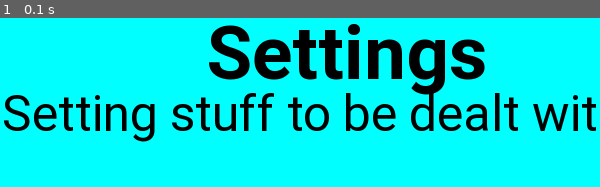
Above: before the commit, frame 1.
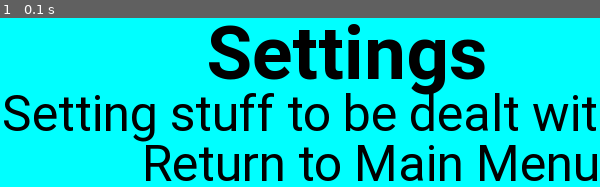
Above: after the commit, the same moment.

Repository: Fossa88/Python
Game: pygame game, started from pygame-Capstone/SettingsTemp.py
Same seed, same stepped clock (60 frames per second), same inputs: the game is played once before the commit and once after it.
Inputs:
- Up to frame 1 (0.1 s): no input

The runs differ from the first frame. In frame 1, 5.5% of the frame differs, in the area x 24-100%, y 75-97%.

Commit message:
Add files via upload

Diff:
--- a/pygame-Capstone/SettingsTemp.py
+++ b/pygame-Capstone/SettingsTemp.py
@@ -8,7 +8,7 @@
 pygame.display.set_caption('Title Screen')
 
 clock = pygame.time.Clock()
-fps_limit = 30
+fps_limit = 60
 
     # Colours
 WHITE = (255, 255, 255)
@@ -18,9 +18,7 @@
 BLUE = (0, 0, 255)
 AMARANTH = (159, 43, 104)
 AQUA = (0, 255, 255)
-ColourST = AQUA
-ColourSetT = AQUA
-ColourQT = AQUA
+ColourRe = AQUA
 
     #Object
 text_font = pygame.font.SysFont("Roboto", 50)
@@ -46,14 +44,25 @@
     #Objects
     (Xpos1, Ypos1) = pygame.mouse.get_pos()
     MoRect = pygame.draw.rect(surface, GREEN, (Xpos1, Ypos1, 2, 2))
-    Cursor = pygame.draw.rect(surface, AQUA, (Xpos1, Ypos1, 5,5), 0)
+    Cursor = pygame.draw.rect(surface, AQUA, (Xpos1, Ypos1, 5, 5), 0)
+    ReturnBox = pygame.draw.rect(surface, AQUA, (120, 200, 400, 32))
 
     #Text
     draw_text("Settings", text_font2, BLACK, width/2.9, 75)
     StartGame = draw_text("Setting stuff to be dealt with later", text_font, BLACK, 2.9, 150)
+    ReturnGame = draw_text("Return to Main Menu", text_font, BLACK, width/4.2, 200)
+    draw_text(">                                       <", text_font, ColourRe, width/5, 198)
 
     if event.type == pygame.MOUSEBUTTONDOWN:
-        MoRect = pygame.draw.rect(surface, GREEN, (Xpos1, Ypos1, 2, 2))
+            MoRect = pygame.draw.rect(surface, GREEN, (Xpos1, Ypos1, 2, 2))
+    if MoRect.colliderect(ReturnBox):
+        import TitleScreenTemplate
+
+
+    if Cursor.colliderect(ReturnBox):
+        ColourRe = BLACK
+    else:
+        ColourRE = AQUA
 
     pygame.display.flip()
 pygame.quit()
--- a/pygame-Capstone/TitleScreenTemplate.py
+++ b/pygame-Capstone/TitleScreenTemplate.py
@@ -8,19 +8,13 @@
 pygame.display.set_caption('Title Screen')
 
 clock = pygame.time.Clock()
-fps_limit = 30
+fps_limit = 60
 
     # Colours
-WHITE = (255, 255, 255)
-BLACK = (0, 0, 0,)
-GREEN = (0, 255, 0)
-RED = (255, 0, 0)
-BLUE = (0, 0, 255)
-AMARANTH = (159, 43, 104)
-AQUA = (0, 255, 255)
-ColourST = AQUA
-ColourSetT = AQUA
-ColourQT = AQUA
+import col
+ColourST = col.AQUA
+ColourSetT = col.AQUA
+ColourQT = col.AQUA
 
     #Object
 text_font = pygame.font.SysFont("Roboto", 50)
@@ -41,52 +35,50 @@
             running = False
 
     #BG colour
-    surface.fill(AQUA)
+    surface.fill(col.AQUA)
 
     #Objects
     (Xpos1, Ypos1) = pygame.mouse.get_pos()
-    MoRect = pygame.draw.rect(surface, GREEN, (Xpos1, Ypos1, 2, 2))
-    Cursor = pygame.draw.rect(surface, AQUA, (Xpos1, Ypos1, 5,5), 0)
-    Dope = pygame.draw.rect(surface, AQUA, (206, 150, 188, 32))
-    SettingsRectangle = pygame.draw.rect(surface, AQUA, (206, 200, 188, 32))
-    QuitRectangle = pygame.draw.rect(surface, AQUA, (206, 250, 188, 32))
+    MoRect = pygame.draw.rect(surface, col.GREEN, (Xpos1, Ypos1, 2, 2))
+    Cursor = pygame.draw.rect(surface, col.AQUA, (Xpos1, Ypos1, 5,5), 0)
+    Dope = pygame.draw.rect(surface, col.AQUA, (206, 150, 188, 32))
+    SettingsRectangle = pygame.draw.rect(surface, col.AQUA, (206, 200, 188, 32))
+    QuitRectangle = pygame.draw.rect(surface, col.AQUA, (206, 250, 188, 32))
 
     #Text
-    draw_text("Title", text_font2, BLACK, width/2.9, 75)
-    StartGame = draw_text("Start Game", text_font, BLACK, width/2.9, 150)
+    draw_text("Title", text_font2, col.BLACK, width/2.9, 75)
+    StartGame = draw_text("Start Game", text_font, col.BLACK, width/2.9, 150)
     draw_text(">                       <", text_font, ColourST, width/3.4, 148)
-    SettingsTemp = draw_text("Settings", text_font, BLACK, width/2.9, 200)
+    SettingsTemp = draw_text("Settings", text_font, col.BLACK, width/2.9, 200)
     draw_text(">                       <", text_font, ColourSetT, width/3.4, 198)
-    Quit = draw_text("Quit", text_font, BLACK, width/2.9, 250)
+    Quit = draw_text("Quit", text_font, col.BLACK, width/2.9, 250)
     draw_text(">                       <", text_font, ColourQT, width/3.4, 248)
 
     #Press Events
     if event.type == pygame.MOUSEBUTTONDOWN:
-            MoRect = pygame.draw.rect(surface, GREEN, (Xpos1, Ypos1, 2, 2))
+            MoRect = pygame.draw.rect(surface, col.GREEN, (Xpos1, Ypos1, 2, 2))
             if MoRect.colliderect(Dope):
                 import CollisionDetection
-                CollisionDetection
             if MoRect.colliderect(SettingsRectangle):
                 import SettingsTemp
-                SettingsTemp
             if MoRect.colliderect(QuitRectangle):
                 pygame.quit()
 
     #Collisions
     if Cursor.colliderect(Dope):
-        ColourST = BLACK
+        ColourST = col.BLACK
     else:
-        ColourST = AQUA
+        ColourST = col.AQUA
 
     if Cursor.colliderect(SettingsRectangle):
-        ColourSetT = BLACK
+        ColourSetT = col.BLACK
     else:
-        ColourSetT = AQUA
+        ColourSetT = col.AQUA
 
     if Cursor.colliderect(QuitRectangle):
-        ColourQT = BLACK
+        ColourQT = col.BLACK
     else:
-        ColourQT = AQUA
+        ColourQT = col.AQUA
 
     pygame.display.flip()
 pygame.quit()
--- /dev/null
+++ b/pygame-Capstone/col.py
@@ -0,0 +1,7 @@
+WHITE = (255, 255, 255)
+BLACK = (0, 0, 0,)
+GREEN = (0, 255, 0)
+RED = (255, 0, 0)
+BLUE = (0, 0, 255)
+AMARANTH = (159, 43, 104)
+AQUA = (0, 255, 255)
